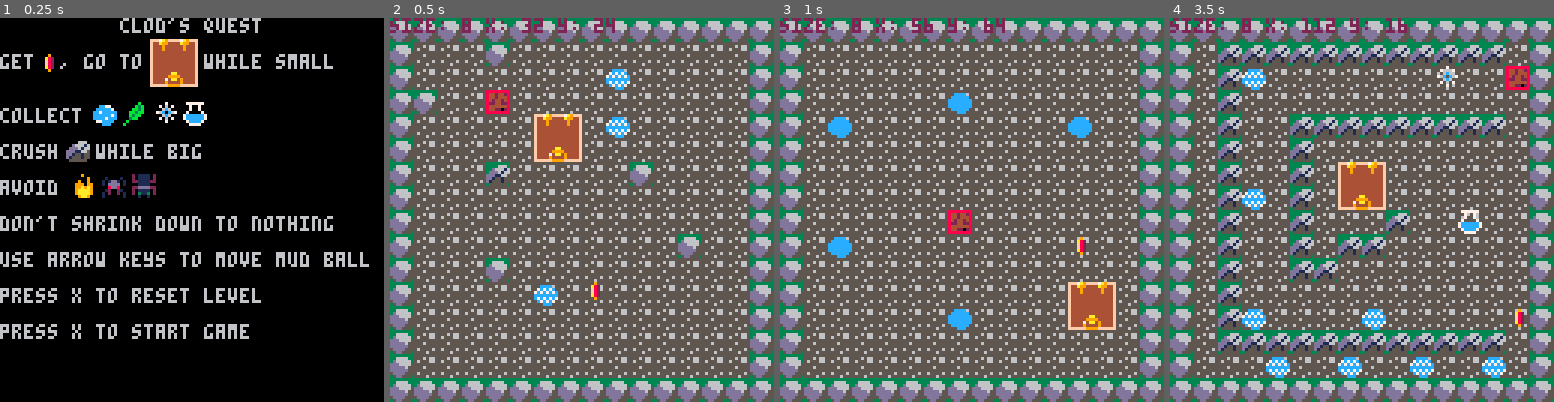
Above: before the commit, frames 1-4 (left to right).
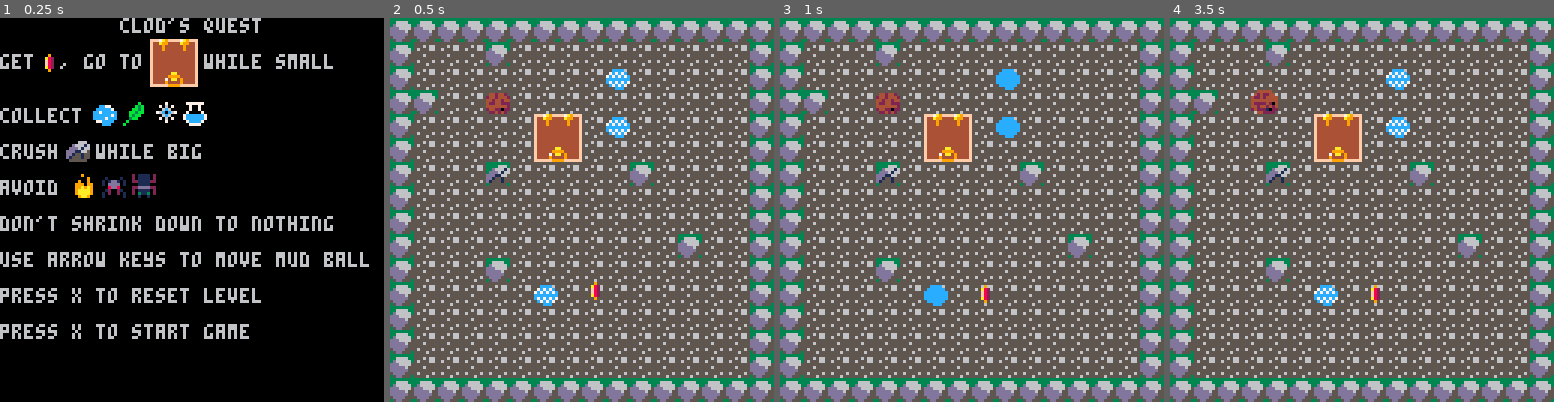
Above: after the commit, the same moments.

Repository: cassandra-largosa/Jelly-and-Jam
Game: PICO-8 cartridge jam.p8
The game is run twice, just before and just after one commit, with the same random seed, the same clock (stepped at 60 frames per second) and the same inputs.
Inputs:
- Up to frame 1 (0.25 s): no input
- Up to frame 2 (0.5 s): tap X (X key) at 0.33 s
- Up to frame 3 (1 s): tap O (Z key) at 0.7 s
- Up to frame 4 (3.5 s): tap X (X key) at 1.07, 1.85, 2.97 s; hold Right 1.6-2.1 s; tap O (Z key) every 0.4 s from 1.7 to 3.3 s; hold Up 2.15-2.42 s; hold Right 2.47-3.03 s; hold Left from 3.08 s (still down)

Frame 1 is identical in both runs. In frame 2, 0.9% of the frame differs, in the area x 0-59%, y 0-25%; in frame 3, 8.5%; in frame 4, 24%, in the area x 0-94%, y 0-94%.

Commit message:
Level 21

Diff:
--- a/jam.p8
+++ b/jam.p8
@@ -5,7 +5,7 @@
 --by team spaghetti
 --cartdata("clods_quest")
 
-debug = true
+debug = false
 
 --helper functions
 function array_concat(arrays)
@@ -139,7 +139,7 @@
 
 --constants
 first_level = 1
-last_level = 20
+last_level = 21
 mud_speed = 4 --default mud step distance in pixels
 puddle_growth = -5 --amount to grow mud by when it steps in a puddle
 pebble_break_size = 16 --minimum mud size required to break a pebble
@@ -839,37 +839,37 @@
 000990000009900000099000102002010778877020311302000000000000000000000000000000000000000000000000000000000000000000000000eeeecccc
 000ff000000ff000000ff000100000010077770000100100000000000000000000000000000000000000000000000000000000000000000000000000eeeecccc
 35353535353535353535353535353535353535353535353535353535353535353535353535353535353535353535353535353535353535353535353535353535
-35353535353535353535353535353535000000000000000000000000000000000000000000000000000000000000000000000000000000000000000000000000
+35353535353535353535353535353535353535353535353535353535353535350000000000000000000000000000000000000000000000000000000000000000
 3500555555555555555555b455555535356565655557555555553565656565353555865535555555555535555555553535555555555555555555555555555535
-35555555553555555555555555555535000000000000000000000000000000000000000000000000000000000000000000000000000000000000000000000000
+3555555555355555555555555555553535865555553555b455553555555555350000000000000000000000000000000000000000000000000000000000000000
 355555555755555555555555555555353565b4555555555555553565363665353555555555555555555535550055553535555555865555005555555555365535
-35555555553555555555555516555535000000000000000000000000000000000000000000000000000000000000000000000000000000000000000000000000
+35555555553555555555555516555535355555555535555555553555555555350000000000000000000000000000000000000000000000000000000000000000
 35555555555555555555555555555535356555555555555555553565555565353555555555555555555535555555553535555555865555555555555555555535
-35550055555555557474747474555535000000000000000000000000000000000000000000000000000000000000000000000000000000000000000000000000
+35550055555555557474747474555535355555555555355555355555555555350000000000000000000000000000000000000000000000000000000000000000
 3555655555555555556555655565553535555555555555553755a5a5a5a5a5353555555555555555375535555555553535555555555555555555555555555535
-35555555555555555555555555555535000000000000000000000000000000000000000000000000000000000000000000000000000000000000000000000000
+35555555555555555555555555555535355555555555555537555555865555350000000000000000000000000000000000000000000000000000000000000000
 35555555555555555555555555555535355555555555555555555555555555353555555535555555555535555555553535747474747474747474743555555535
-35555555355555a5a5a5a5a5a5555535000000000000000000000000000000000000000000000000000000000000000000000000000000000000000000000000
+35555555355555a5a5a5a5a5a5555535355555550055555555555555555555350000000000000000000000000000000000000000000000000000000000000000
 355536555555555555555555555555353555555555555555555555555555553535555555355555b4555555555555553535555555555555555555555555555535
-355555553555555555a5b455a5553735000000000000000000000000000000000000000000000000000000000000000000000000000000000000000000000000
+355555553555555555a5b455a5553735355555555555555555555555553655350000000000000000000000000000000000000000000000000000000000000000
 35555555555555555555555555555535355555555555554655553555555555353555555535655555555565555555553535551655555555465555555755655535
-355555553555558686a55555a5555535000000000000000000000000000000000000000000000000000000000000000000000000000000000000000000000000
+355555553555558686a55555a5555535355555865555555555865555555555350000000000000000000000000000000000000000000000000000000000000000
 35355535353555555555375555555535355555555555555555553555165555353555555535366555555555555555553535555555555555555555555555555535
-355555555555555555a5555555555535000000000000000000000000000000000000000000000000000000000000000000000000000000000000000000000000
+355555555555555555a5555555555535355555555555555555555555555555350000000000000000000000000000000000000000000000000000000000000000
 35555555555555555555555555555535355555555555555555553555555555353555555555353535353535558655353535555555557474747474747474747435
-355555555555555555a5465555555535000000000000000000000000000000000000000000000000000000000000000000000000000000000000000000000000
+355555555555555555a5465555555535355555555555555555553535353555350000000000000000000000000000000000000000000000000000000000000000
 35555555555555555555555555555535355555555555555555553535355555353555555555555555555535555555553535556555555555555555555555555535
-35a5a5a5a5a565555546464655656535000000000000000000000000000000000000000000000000000000000000000000000000000000000000000000000000
+35a5a5a5a5a565555546464655656535355555555586555555553555555555350000000000000000000000000000000000000000000000000000000000000000
 35551655555555555555555555555535355555555555550055555555555555353555555555555555555555555555553535555555655555556555555555556535
-3555576565a5a5a5a5a5a5a5a5a5a535000000000000000000000000000000000000000000000000000000000000000000000000000000000000000000000000
+3555576565a5a5a5a5a5a5a5a5a5a535355555555555555555553555555555350000000000000000000000000000000000000000000000000000000000000000
 35555555555555555555555555555535355555555555555555555555555555353555465555555516555586555555553535655555556555555555655555555535
-3557555765a565655555555555653735000000000000000000000000000000000000000000000000000000000000000000000000000000000000000000000000
+3557555765a565655555555555653735355555555555365555555555165555350000000000000000000000000000000000000000000000000000000000000000
 35556555555555555565556555655535355555555555555555555555865555353555555555555555555555555555553535556565555565555555555555b45535
-3555555557a565555555375555555535000000000000000000000000000000000000000000000000000000000000000000000000000000000000000000000000
+3555555557a565555555375555555535355555555555555555553555555555350000000000000000000000000000000000000000000000000000000000000000
 35555555555555555555555555555535355555555555555555555555555555353555555555555555555535555555553535555555555555555555375555555535
-3555555555a555555555555755375735000000000000000000000000000000000000000000000000000000000000000000000000000000000000000000000000
+3555555555a555555555555755375735355555555555555555553555555586350000000000000000000000000000000000000000000000000000000000000000
 35353535353535353535353535353535353535353535353535353535353535353535353535353535353535353535353535353535353535353535353535353535
-35353535353535353535353535353535000000000000000000000000000000000000000000000000000000000000000000000000000000000000000000000000
+35353535353535353535353535353535353535353535353535353535353535350000000000000000000000000000000000000000000000000000000000000000
 __map__
 5353535353535353535353535353535353535353535353535353535353535353535353535353535353535353535353535353535353535353535353535353535353535353535353535353535353535353535353535353535353535353535353535353535353535353535353535353535353535353535353535353535353535353
 535555555555555555555555555555535355555553555555555555555555555353555555555555555555555555555553535655555555555555555555555561535300555556555555555555555555555353555555555a555555555a5555556153535a5a5a5a5a5a4b555a5a5a5a5a5a5353555a5a5a5a5a5a5a5a5a5a5a5a5553
